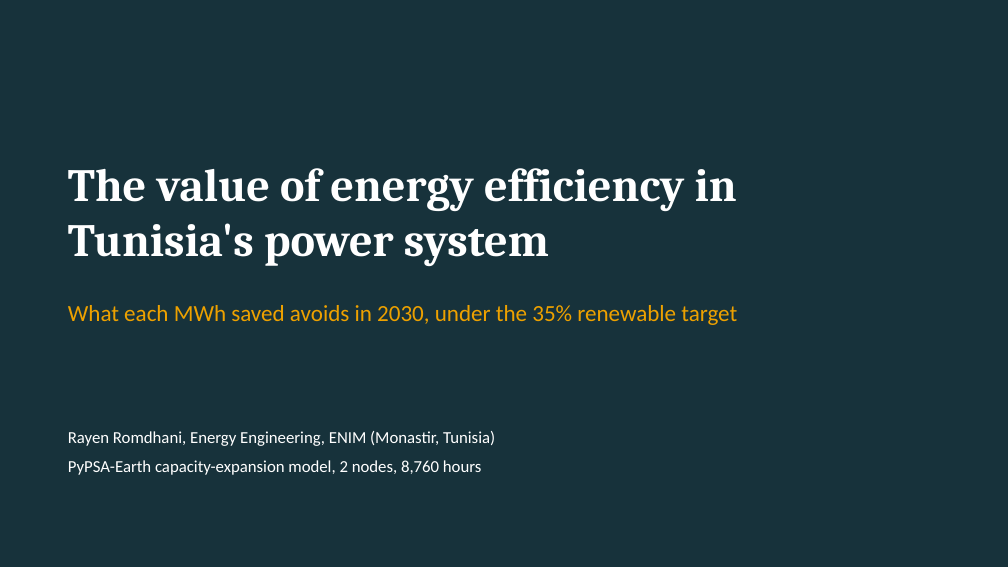
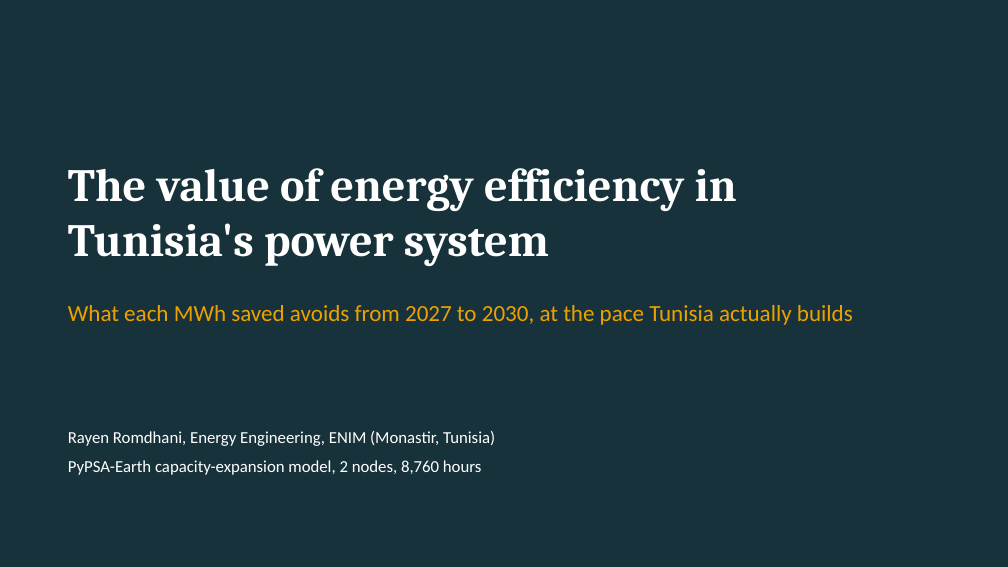
Before and after one commit to RayenRomdhani/tunisia-saved-mwh, a slide deck: slide 1 of report/deck.pptx. Drawn at 1008x567 pixels with LibreOffice and Linux fonts; fonts in the diff are those of the drawing. Boxes give left, top, right and bottom in pixels: in the first picture for what was removed or moved away, otherwise in the second. Text is boxed around its words. In the diff, an @@ line names an element or a change of style, - is before the commit and + after.

```diff
--- a/report/deck.pptx
+++ b/report/deck.pptx
@@ text at (68, 305, 853, 325): text changed @@
-What each MWh saved avoids in 2030, under the 35% renewable target
+What each MWh saved avoids from 2027 to 2030, at the pace Tunisia actually builds
```
Also in this commit, not shown: 7 other slides changed, 3 other files.
